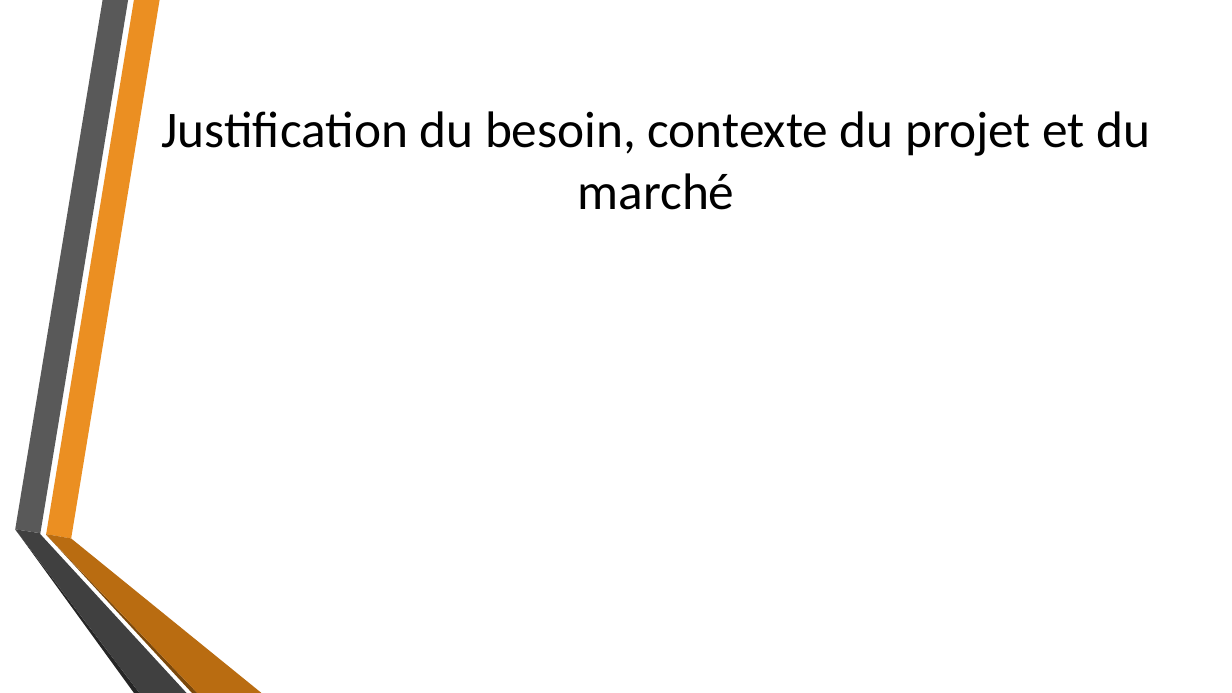
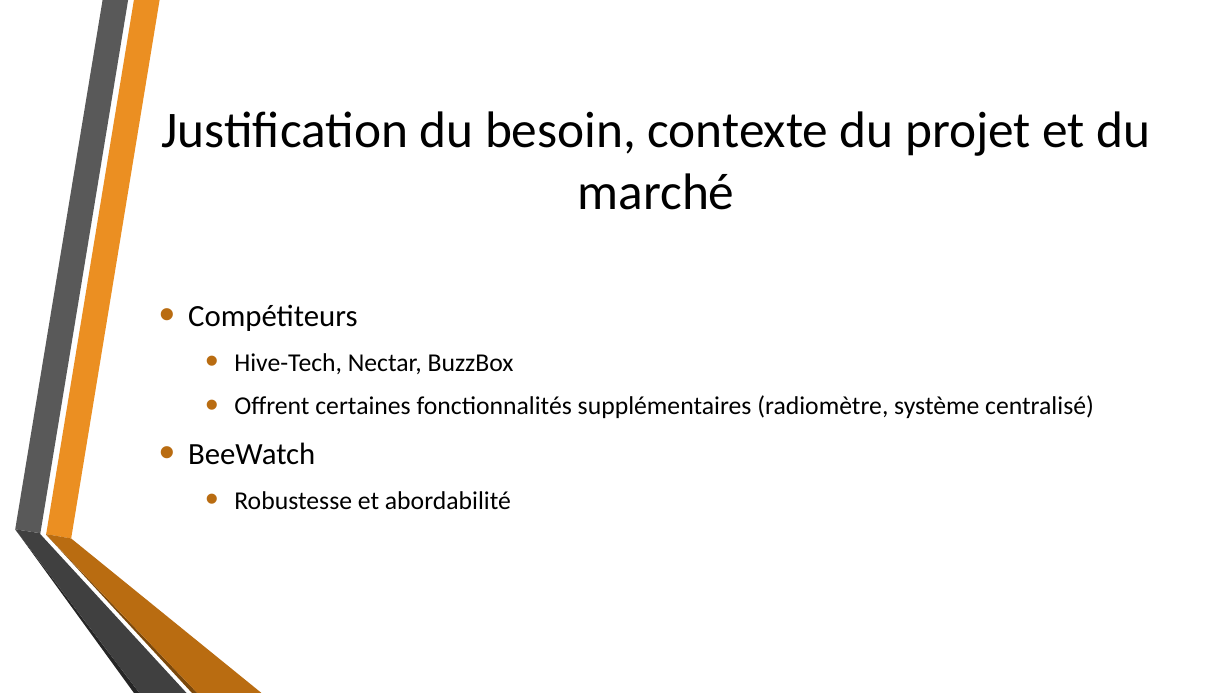
Before and after one commit to fisj2002/Projet_S6_Documentation, a slide deck: slide 4 of Dossier de Conception.pptx (slide 2 before the commit). Drawn at 1232x693 pixels with LibreOffice and Linux fonts; fonts in the diff are those of the drawing; background and template pictures are left out. Boxes give left, top, right and bottom in pixels: in the first picture for what was removed or moved away, otherwise in the second. Text is boxed around its words. In the diff, an @@ line names an element or a change of style, - is before the commit and + after.

Commit message:
PT-25 Ajout de la section mise en contexte

```diff
--- a/Dossier de Conception.pptx
+++ b/Dossier de Conception.pptx
@@ text added at (188, 304, 1094, 510), 20 pt, text #000000 @@
+• Compétiteurs
+  • Hive-Tech, Nectar, BuzzBox
+  • Offrent certaines fonctionnalités supplémentaires (radiomètre, système centralisé)
+• BeeWatch
+  • Robustesse et abordabilité
```
Also in this commit, not shown: 2 slides added.
